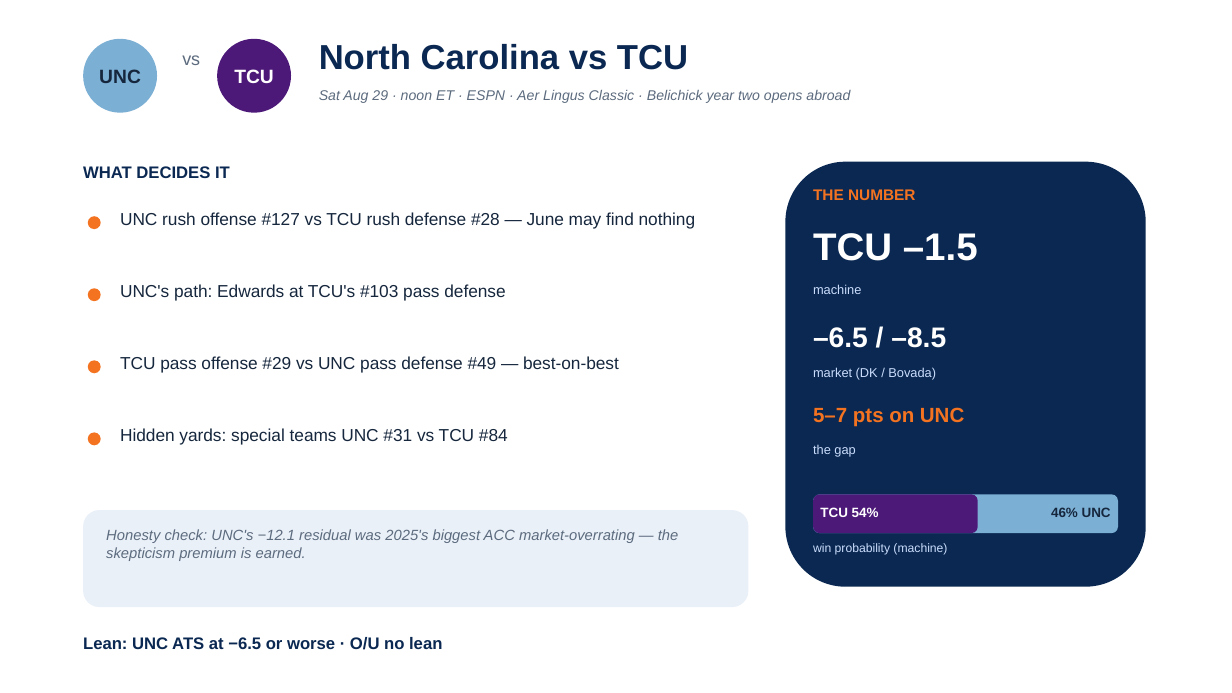
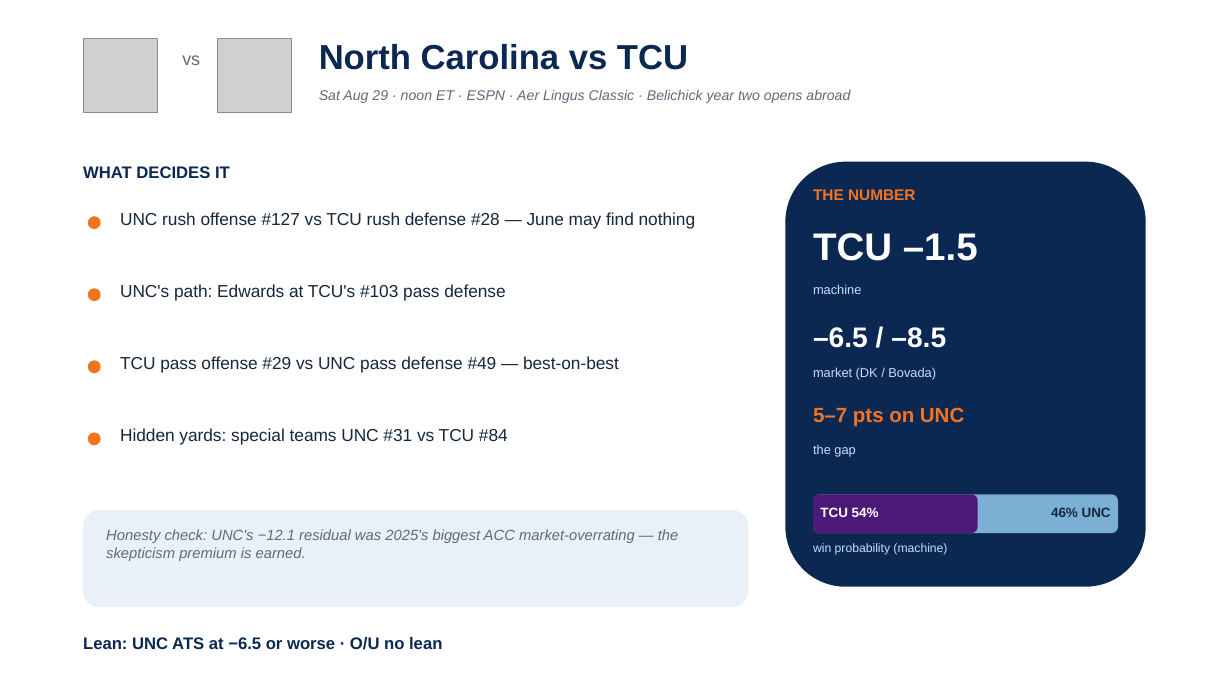
Before and after one commit to lucasalvarezflorida-lab/ncaa-fbs-analytics, a slide deck: slide 2 of decks/2026_Week0_Episode1.pptx. Drawn at 1232x693 pixels with LibreOffice and Linux fonts; fonts in the diff are those of the drawing; grey boxes stand for pictures. Boxes give left, top, right and bottom in pixels: in the first picture for what was removed or moved away, otherwise in the second. Text is boxed around its words. In the diff, an @@ line names an element or a change of style, - is before the commit and + after.

```diff
--- a/decks/2026_Week0_Episode1.pptx
+++ b/decks/2026_Week0_Episode1.pptx
@@ ellipse removed at [83,39,157,113] @@
-UNC
@@ picture added at [83,39,157,113] @@
@@ ellipse removed at [217,39,291,113] @@
-TCU
@@ picture added at [217,39,291,113] @@
```
Also in this commit, not shown: 7 other slides changed, 2 other files.
